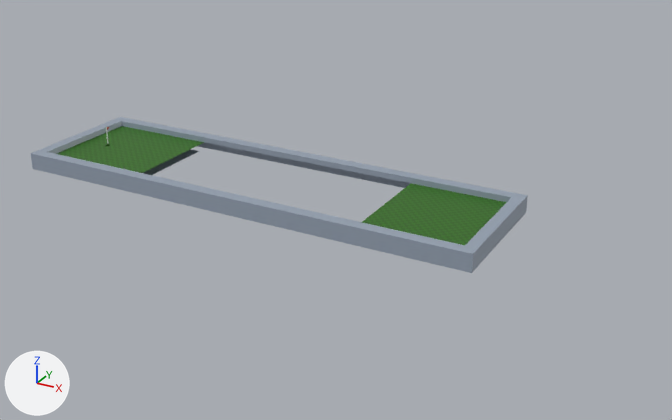
Before and after pictures for a commit that changed the Blender file minigolf/minigolf_hole2.blend.
One viewpoint serves both versions: a 50 mm lens placed at (5.14, -12.31, 5.96), pointed at (-1.66, 0.06, -0.22). The lights are fixed; the arrows at lower left show +X, +Y and +Z.

Names of what the first picture shows: 'Hole'.
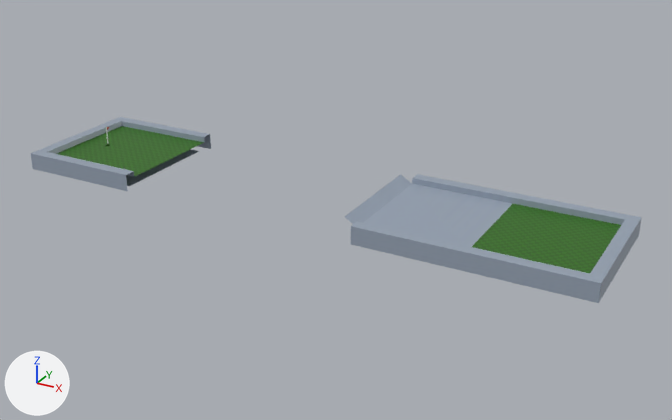
Commit message: Worked on model for minigolf hole n°2 (WIP)

What differs and where, as boxes (x1, y1, x2, y2) in the pictures (672 x 420 px):
```json
{"object": "Hole", "change": "reshaped", "before": [31, 117, 528, 273], "after": [31, 117, 642, 303], "on screen": "23% wider, 19% taller"}
{"part": 1, "of": "me_hole", "change": "added", "after": [345, 174, 642, 303]}
{"part": 2, "of": "me_hole", "change": "deleted", "before": [31, 117, 528, 273]}
```

Edits to the scene script, one JSON object a line:
```json
{"block": "me_hole", "where": "# used by ob_hole; location = (0.0, 0.0, 0.0)"}
{"op": "remove", "block": "me_hole", "code": "me_hole.from_pydata(...)  # 1277 vertices, 993 faces, 59 loose edges; spans x -7.2..1.2, y -1.2..1.2, z -0.1..0.2"}
{"op": "add", "block": "me_hole", "code": "me_hole.from_pydata(...)  # 1252 vertices, 1005 faces, 31 loose edges; spans x -7.2..2.98, y -1.2..1.2, z -0.1..0.2"}
{"block": "me_hole", "change": "me_hole part 1: a new loose piece of 281 vertices spanning x -0.97..2.98, y -1.2..1.2, z -0.1..0.2"}
{"block": "me_hole", "change": "me_hole part 2: 312 vertices removed from x -0.92..1.2, y -1.2..1.2, z -0.1..0.2"}
```
